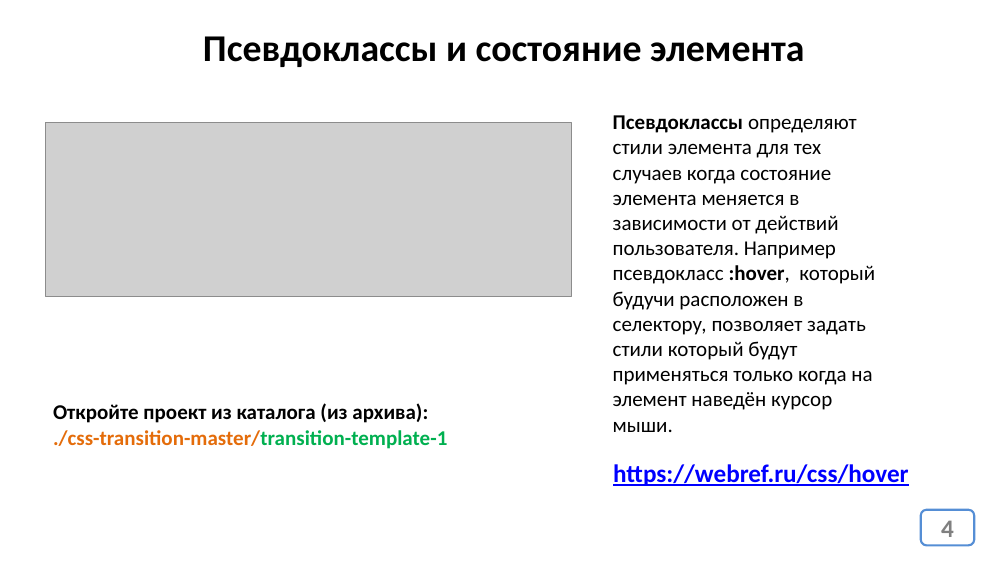
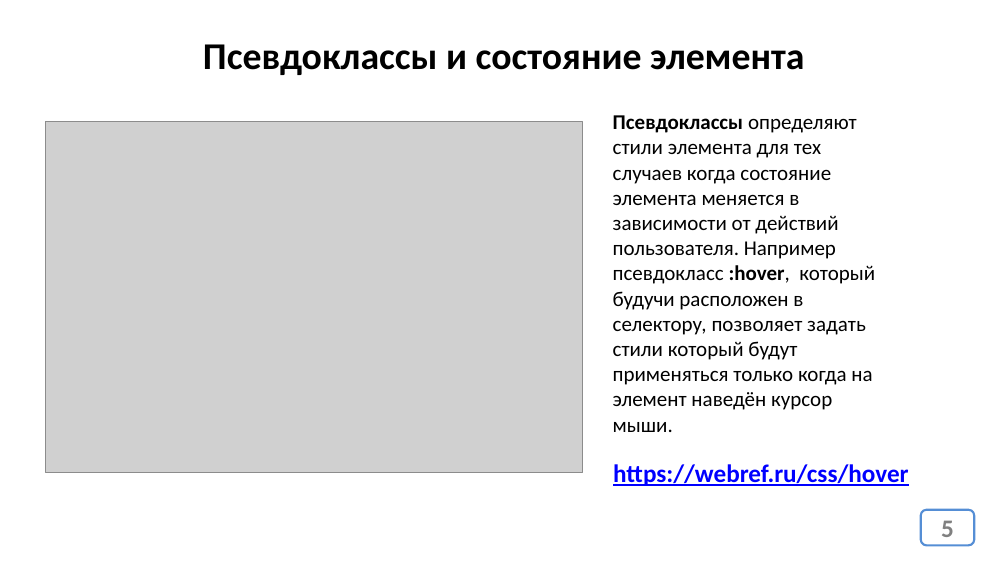
Before and after one commit to web35-ortdnipro/lesson08, a slide deck: slide 5 of lesson08.pptx (slide 4 before the commit). Drawn at 1008x567 pixels with LibreOffice and Linux fonts; fonts in the diff are those of the drawing; grey boxes stand for pictures. Boxes give left, top, right and bottom in pixels: in the first picture for what was removed or moved away, otherwise in the second. Text is boxed around its words. In the diff, an @@ line names an element or a change of style, - is before the commit and + after.

```diff
--- a/lesson08.pptx
+++ b/lesson08.pptx
@@ text "Псевдоклассы и состояние элемента": place and size @@
-text "Псевдоклассы и состояние элемента" at (203,36,804,67)
+text "Псевдоклассы и состояние элемента" at (203,44,804,75)
@@ picture removed at (45,123,571,296) @@
@@ picture added at (45,122,582,473) @@
@@ text removed at (53,403,447,449) @@
-Откройте проект из каталога (из архива): ./css-transition-master/transition-template-1
@@ page number at (941,520,954,537): text changed @@
-4
+5
```
Also in this commit, not shown: 1 other slide changed, 1 slide added, 1 other file.
